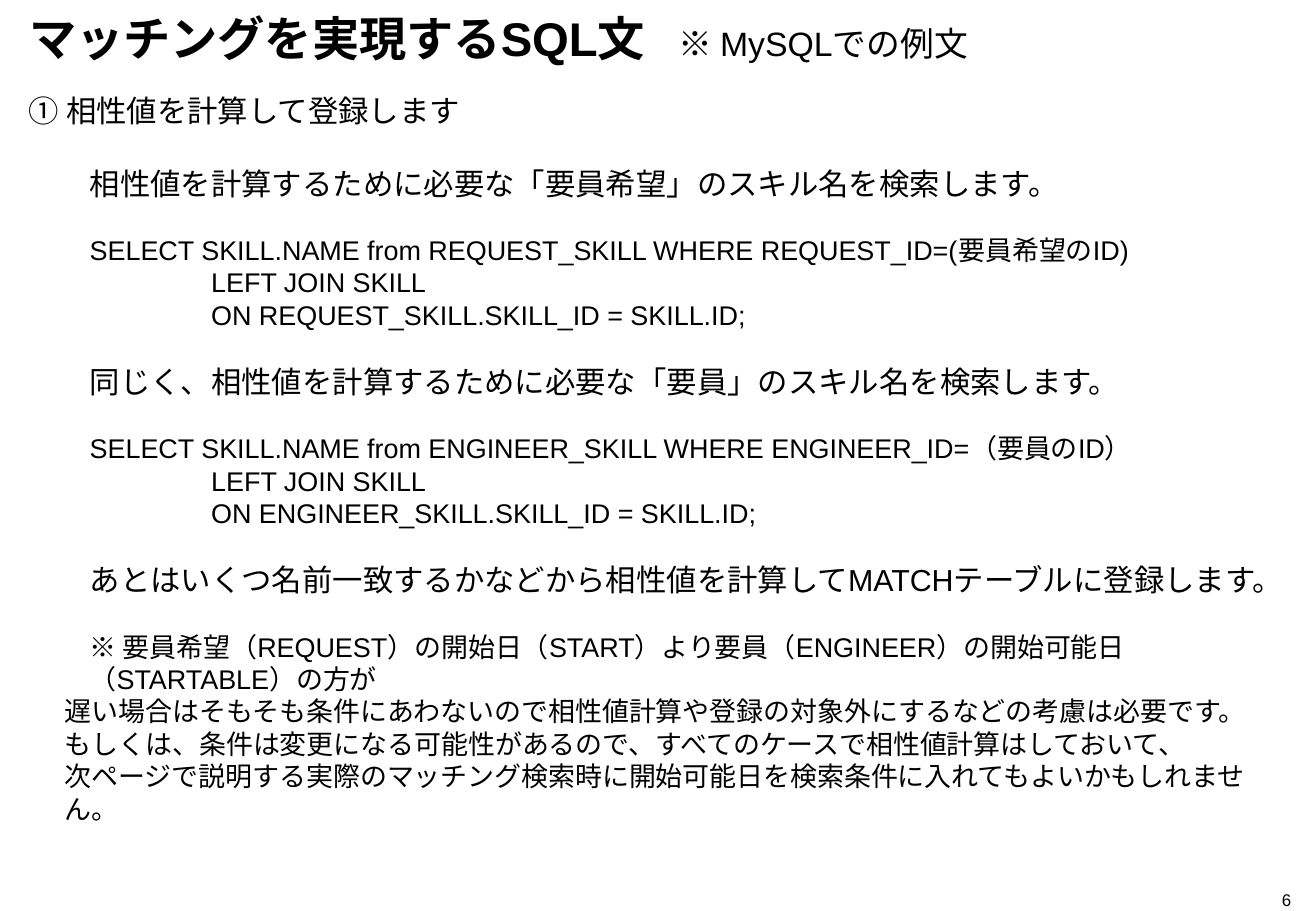
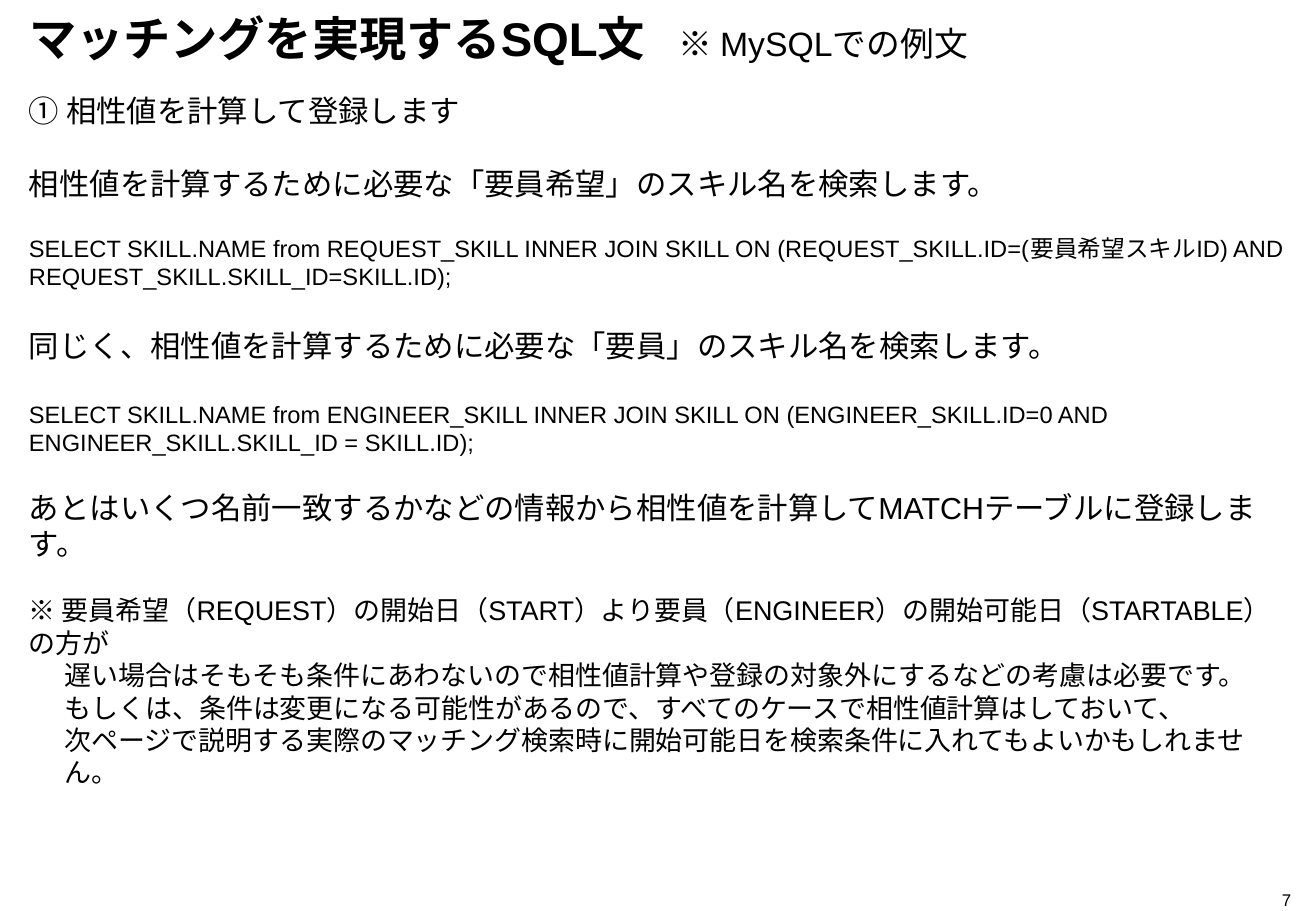
Before and after one commit to david3080/firestore, a slide deck: slide 8 of Matching.pptx (slide 7 before the commit). Drawn at 1316x911 pixels with LibreOffice and Linux fonts; fonts in the diff are those of the drawing. Boxes give left, top, right and bottom in pixels: in the first picture for what was removed or moved away, otherwise in the second. Text is boxed around its words. In the diff, an @@ line names an element or a change of style, - is before the commit and + after.

```diff
--- a/Matching.pptx
+++ b/Matching.pptx
@@ text at [29, 169, 1058, 360]: list level 2 to 1 in "相性値を計算するために必要な「要員希望」のスキル名を検索します。"; list level 2 to 1 in "同じく、相性値を計算するために必要な「要員」のスキル名を検索します。" @@
@@ text at [29, 238, 1283, 290]: text changed; size 16 to 14 pt @@
-  SELECT SKILL.NAME from REQUEST_SKILL WHERE REQUEST_ID=(要員希望のID)
-  LEFT JOIN SKILL
-  ON REQUEST_SKILL.SKILL_ID = SKILL.ID;
+SELECT SKILL.NAME from REQUEST_SKILL INNER JOIN SKILL ON (REQUEST_SKILL.ID=(要員希望スキルID) AND REQUEST_SKILL.SKILL_ID=SKILL.ID);
@@ text at [29, 406, 1256, 557]: text changed; size 16 to 14 pt @@
-  SELECT SKILL.NAME from ENGINEER_SKILL WHERE ENGINEER_ID=（要員のID）
-  LEFT JOIN SKILL
-  ON ENGINEER_SKILL.SKILL_ID = SKILL.ID;
-  あとはいくつ名前一致するかなどから相性値を計算してMATCHテーブルに登録します。
+SELECT SKILL.NAME from ENGINEER_SKILL INNER JOIN SKILL ON (ENGINEER_SKILL.ID=0 AND ENGINEER_SKILL.SKILL_ID = SKILL.ID);
+あとはいくつ名前一致するかなどの情報から相性値を計算してMATCHテーブルに登録します。
@@ page number at [1282, 894, 1291, 906]: text changed @@
-6
+7
```
Also in this commit, not shown: 3 other slides changed, 1 slide added.
